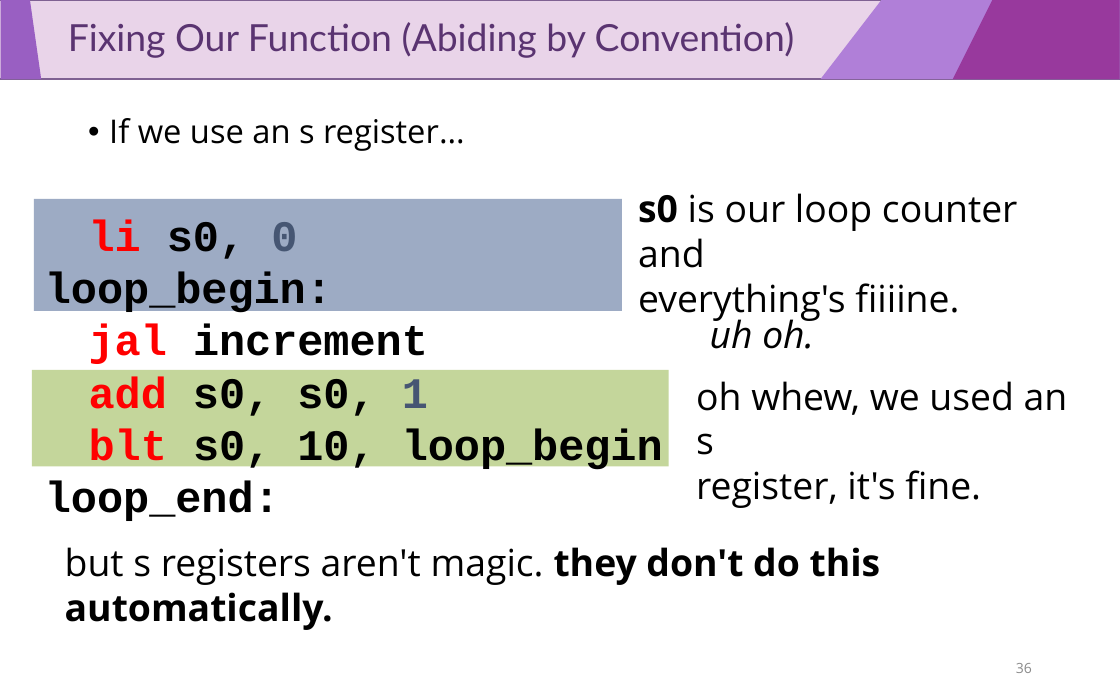
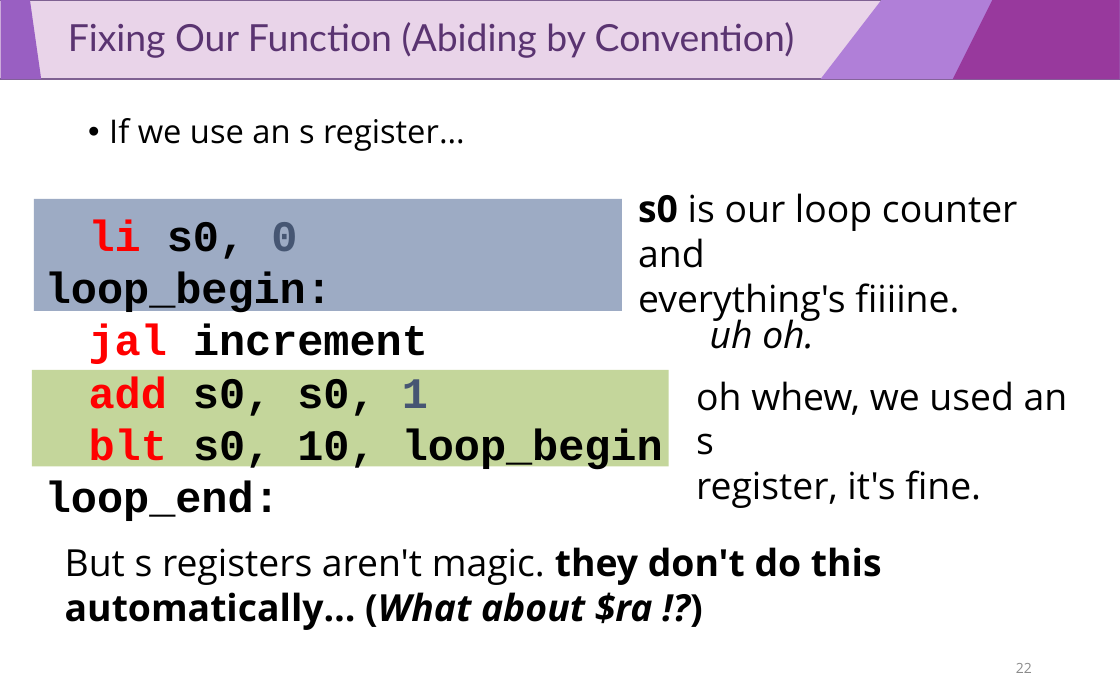
Before and after one commit to luisfnqoliveira/cs447-1, a slide deck: slide 22 of slides/08_CS0447_Functions.pptx (slide 36 before the commit). Drawn at 1120x700 pixels with LibreOffice and Linux fonts; fonts in the diff are those of the drawing. Boxes give left, top, right and bottom in pixels: in the first picture for what was removed or moved away, otherwise in the second. Text is boxed around its words. In the diff, an @@ line names an element or a change of style, - is before the commit and + after.

Commit message:
Adds some examples and updates the functions slides.

```diff
--- a/slides/08_CS0447_Functions.pptx
+++ b/slides/08_CS0447_Functions.pptx
@@ text at bbox=[65, 547, 882, 630]: text changed @@
-but s registers aren't magic. they don't do this automatically.
+But s registers aren't magic. they don't do this automatically… (What about $ra !?)
@@ page number at bbox=[1016, 663, 1032, 673]: text changed @@
-36
+22
```
Also in this commit, not shown: 4 other slides changed, 4 other files.
